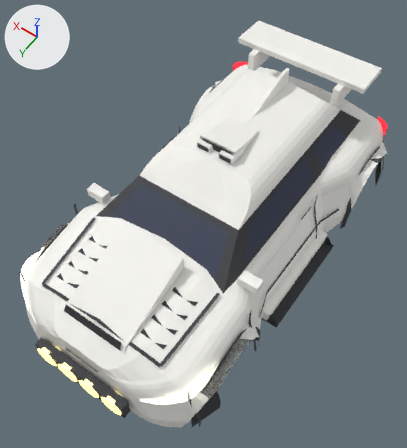
A saved change to the FBX model assets/meshes/lynx/Lynx.fbx.
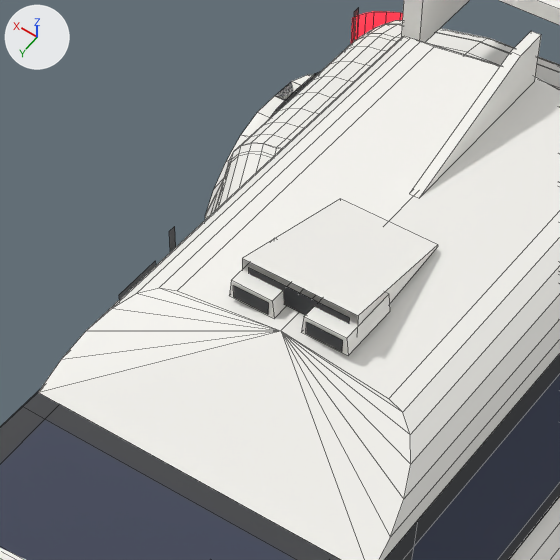
Each version is shown whole from a 50 mm camera at (-5.95, 9.15, 13.06) aimed at (-0.1, 0.97, 0.2), then close up on the part from 31% to 73% of the width and 13% to 50% of the height. Arrows for +X, +Y and +Z are at upper left; the lights stay in place. The older version's two pictures come first. The close-ups show mesh edges as thin lines.

Before the edit, the objects in view are built like this:
```python
me_opt_roof_scoop_accroofscoop = bpy.data.meshes.new('Opt_Roof_Scoop_AccRoofScoop')
me_opt_roof_scoop_accroofscoop.from_pydata(...)  # 8 vertices, 3 faces; spans x -0.55..0.55, y -1.1..0.2, z 2.42..2.72
me_opt_roof_scoop_accroofscoop.materials.append(mat_body)  # white #f7f6f1
# before: 0 (-0.48, -1.1, 2.44) at pixel (437, 244), 1 (0.48, -1.1, 2.44) at pixel (340, 198), 4 (0.55, 0.2, 2.42), 5 (0.48, -1.1, 2.42) at pixel (340, 200), 6 (-0.48, -1.1, 2.42) at pixel (437, 246)
# before: 7 (-0.55, 0.2, 2.42)
me_opt_roof_scoop_accroofscoopmouth = bpy.data.meshes.new('Opt_Roof_Scoop_AccRoofScoopMouth')
me_opt_roof_scoop_accroofscoopmouth.from_pydata([(-0.48, 0.21, 2.46), (0.48, 0.21, 2.46), (0.48, 0.21, 2.67), (-0.48, 0.21, 2.67)], [], [(0, 1, 2, 3)])
me_opt_roof_scoop_accroofscoopmouth.materials.append(mat_trim)  # dark grey #2f3035
me_roofscoopmouth = bpy.data.meshes.new('RoofScoopMouth')
me_roofscoopmouth.from_pydata([(-0.52, 0.36, 2.44), (-0.18, 0.36, 2.44), (-0.18, 0.36, 2.57), (-0.52, 0.36, 2.57), (0.18, 0.36, 2.44), (0.52, 0.36, 2.44), (0.52, 0.36, 2.57), (0.18, 0.36, 2.57)], [], [(0, 1, 2, 3), (4, 5, 6, 7)])
me_roofscoopmouth.materials.append(mat_trim)  # dark grey #2f3035
ob_opt_roof_scoop_accroofscoop = bpy.data.objects.new('Opt_Roof_Scoop_AccRoofScoop', me_opt_roof_scoop_accroofscoop)
ob_opt_roof_scoop_accroofscoop.location = (0.0, 0.0, 0.0)
ob_opt_roof_scoop_accroofscoopmouth = bpy.data.objects.new('Opt_Roof_Scoop_AccRoofScoopMouth', me_opt_roof_scoop_accroofscoopmouth)
ob_opt_roof_scoop_accroofscoopmouth.location = (0.0, 0.0, 0.0)
ob_roofscoopmouth = bpy.data.objects.new('RoofScoopMouth', me_roofscoopmouth)
ob_roofscoopmouth.location = (0.0, 0.0, 0.0)
# also in view: 'TailLight_R' at (2.66, -5.31, 0.64); 'Cowl' at (0.0, -0.92, 1.06); 'Fender_RR' at (2.51, -3.25, -0.23); 'Roof' at (0.0, -1.25, 2.07); 'Windshield' at (0.0, 2.29, 1.31)
```
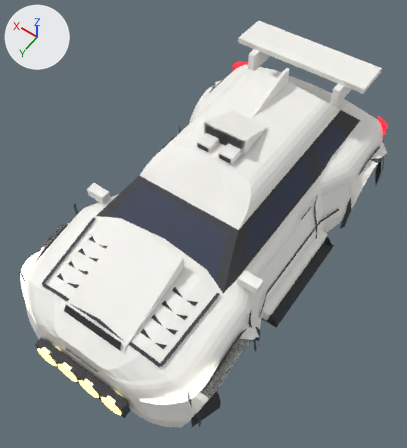
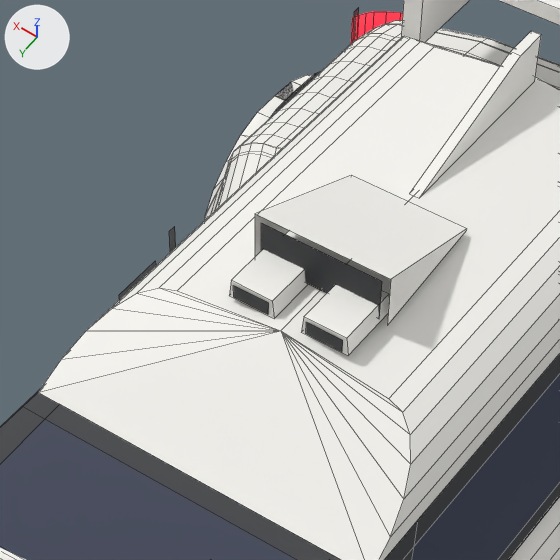
Boxes [x1, y1, x2, y2] around the edits, measured in the close-ups (560 x 560 px):
'Opt_Roof_Scoop_AccRoofScoop', reshaped
    before: [242, 199, 438, 326]
    after: [255, 175, 466, 326]
'Opt_Roof_Scoop_AccRoofScoopMouth', reshaped
    before: [249, 268, 350, 324]
    after: [261, 223, 382, 317]

What the commit changed:
me_opt_roof_scoop_accroofscoop is used by ob_opt_roof_scoop_accroofscoop; location (0.0, 0.0, 0.0).
me_opt_roof_scoop_accroofscoop had 8 vertices, 3 faces and spanned x -0.55..0.55, y -1.1..0.2, z 2.42..2.72.
me_opt_roof_scoop_accroofscoop now has 8 vertices, 3 faces and spans x -0.64..0.64, y -1.4..-0.1, z 2.42..2.92.
Part 2, on me_opt_roof_scoop_accroofscoop:
Vertices 0, 6, 7 of me_opt_roof_scoop_accroofscoop move by (-0.09, -0.3, 0.0).
Vertices 1, 4, 5 of me_opt_roof_scoop_accroofscoop move by (0.09, -0.3, 0.0).
Vertex 2 of me_opt_roof_scoop_accroofscoop moves from (0.55, 0.2, 2.72) at pixel (242, 258) to (0.64, -0.1, 2.92) at pixel (254, 213).
Vertex 3 of me_opt_roof_scoop_accroofscoop moves from (-0.55, 0.2, 2.72) at pixel (358, 315) to (-0.64, -0.1, 2.92) at pixel (390, 279).
me_opt_roof_scoop_accroofscoopmouth is used by ob_opt_roof_scoop_accroofscoopmouth; location (0.0, 0.0, 0.0).
me_opt_roof_scoop_accroofscoopmouth had 4 vertices, 1 face and spanned x -0.48..0.48, y 0.21, z 2.46..2.67.
me_opt_roof_scoop_accroofscoopmouth now has 4 vertices, 1 face and spans x -0.57..0.57, y -0.09, z 2.46..2.87.
Part 1, on me_opt_roof_scoop_accroofscoopmouth:
Vertex 0 of me_opt_roof_scoop_accroofscoopmouth moves from (-0.48, 0.21, 2.46) to (-0.57, -0.09, 2.46) at pixel (379, 319).
Vertex 1 of me_opt_roof_scoop_accroofscoopmouth moves from (0.48, 0.21, 2.46) to (0.57, -0.09, 2.46).
Vertex 2 of me_opt_roof_scoop_accroofscoopmouth moves from (0.48, 0.21, 2.67) at pixel (248, 267) to (0.57, -0.09, 2.87) at pixel (261, 222).
Vertex 3 of me_opt_roof_scoop_accroofscoopmouth moves from (-0.48, 0.21, 2.67) at pixel (349, 317) to (-0.57, -0.09, 2.87) at pixel (382, 281).
